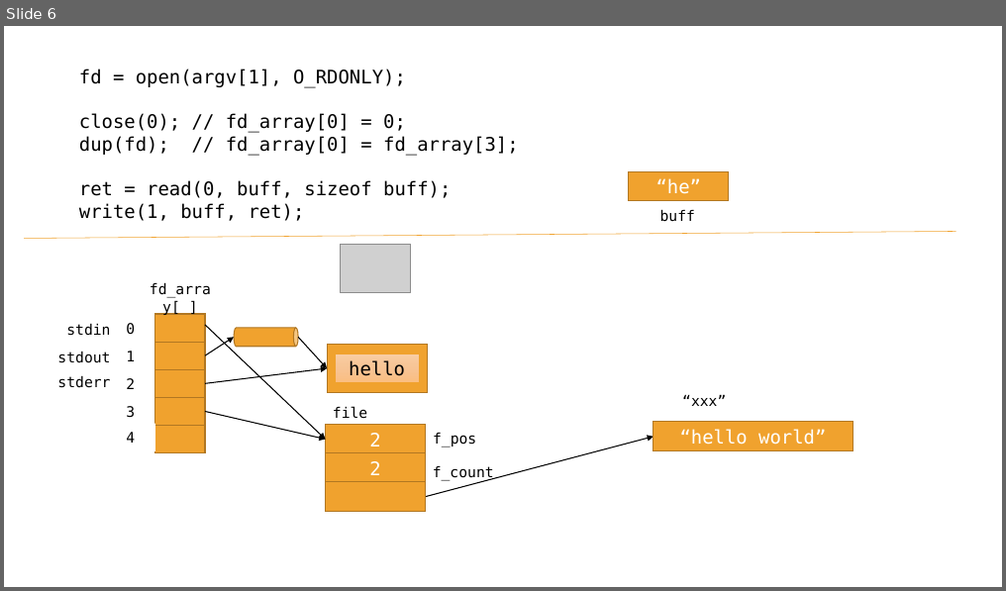
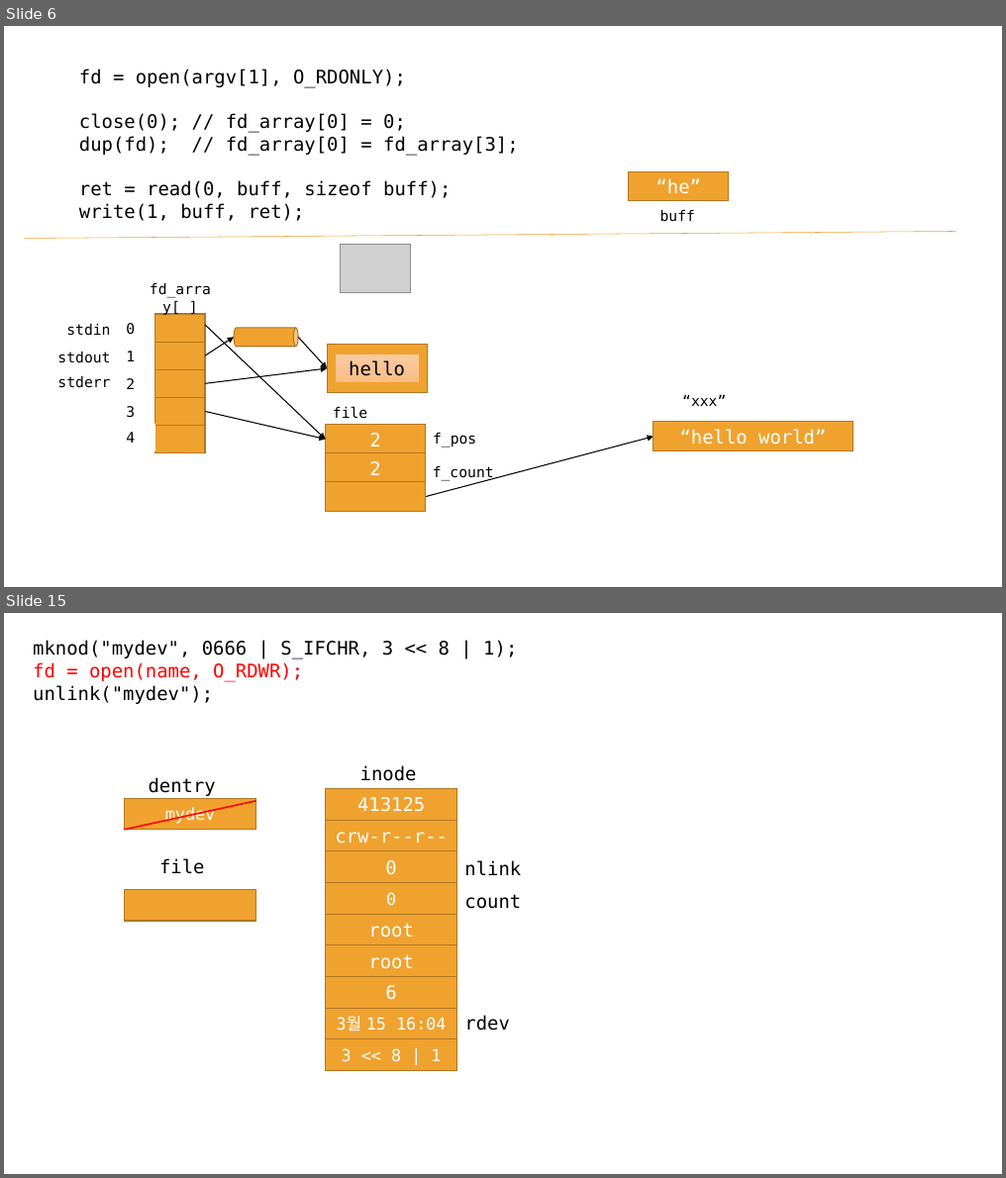
Before and after one commit to blomdhal22/prac-lsp, a slide deck: syscall.pptx. Shown one above the other, each under a label of ours: slide 6 before the commit, slides 6 and 15 after it; the slides between them are not shown. The pictures are 1006x591 and 1006x1178 pixels, drawn with LibreOffice and Linux fonts; fonts in the diff are those of the drawing; grey boxes stand for pictures. Boxes give left, top, right and bottom in pixels: in the first picture for what was removed or moved away, otherwise in the second. Text is boxed around its words. In the diff, an @@ line names an element or a change of style, - is before the commit and + after.

```diff
--- a/syscall.pptx
+++ b/syscall.pptx
@@ slide 15 added at (4, 613, 1002, 1174), background #FFFFFF @@
@@ text added at (33, 640, 517, 704), 18 pt, text #000000 @@
+mknod("mydev", 0666 | S_IFCHR, 3 << 8 | 1);
+fd = open(name, O_RDWR);
+unlink("mydev");
@@ text added at (149, 777, 216, 796), 18 pt, text #000000 @@
+dentry
@@ rectangle added at (325, 789, 457, 820), fill #F0A22E, outline #B27822 1 pt, 18 pt, text #FFFFFF @@
+413125
@@ text added at (360, 765, 417, 781), 18 pt, text #000000 @@
+inode
@@ rectangle added at (124, 799, 256, 830), fill #F0A22E, outline #B27822 1 pt, 16 pt, text #FFFFFF @@
+mydev
@@ line added from (124, 830) to (256, 801), #FF0000 1.5 pt @@
@@ rectangle added at (325, 820, 457, 852), fill #F0A22E, outline #B27822 1 pt, 18 pt, text #FFFFFF @@
+crw-r--r--
@@ text added at (159, 859, 205, 874), 18 pt, text #000000 @@
+file
@@ rectangle added at (325, 852, 457, 883), fill #F0A22E, outline #B27822 1 pt, 18 pt, text #FFFFFF @@
+0
@@ text added at (464, 861, 521, 875), 18 pt, text #000000 @@
+nlink
@@ rectangle added at (124, 890, 256, 922), fill #F0A22E, outline #B27822 1 pt @@
@@ rectangle added at (325, 882, 457, 914), fill #F0A22E, outline #B27822 1 pt, 16 pt, text #FFFFFF @@
+0
@@ text added at (464, 894, 521, 909), 18 pt, text #000000 @@
+count
@@ rectangle added at (325, 914, 457, 946), fill #F0A22E, outline #B27822 1 pt, 18 pt, text #FFFFFF @@
+root
@@ rectangle added at (325, 946, 457, 977), fill #F0A22E, outline #B27822 1 pt, 18 pt, text #FFFFFF @@
+root
@@ rectangle added at (325, 977, 457, 1008), fill #F0A22E, outline #B27822 1 pt, 18 pt, text #FFFFFF @@
+6
@@ rectangle added at (325, 1008, 457, 1040), fill #F0A22E, outline #B27822 1 pt, 16 pt, text #FFFFFF @@
+3월 15 16:04
@@ text added at (464, 1015, 510, 1031), 18 pt, text #000000 @@
+rdev
@@ rectangle added at (325, 1040, 457, 1071), fill #F0A22E, outline #B27822 1 pt, 16 pt, text #FFFFFF @@
+3 << 8 | 1
```
Also in this commit, not shown: 8 other slides added.
